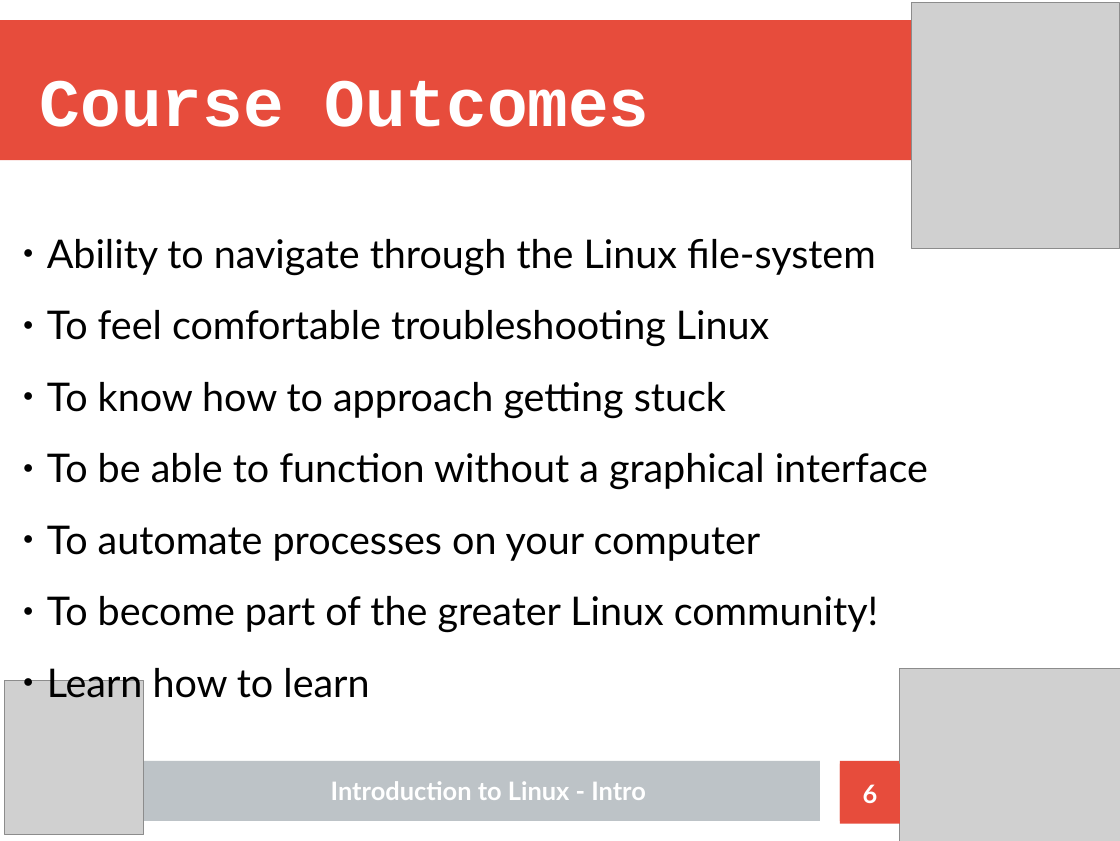
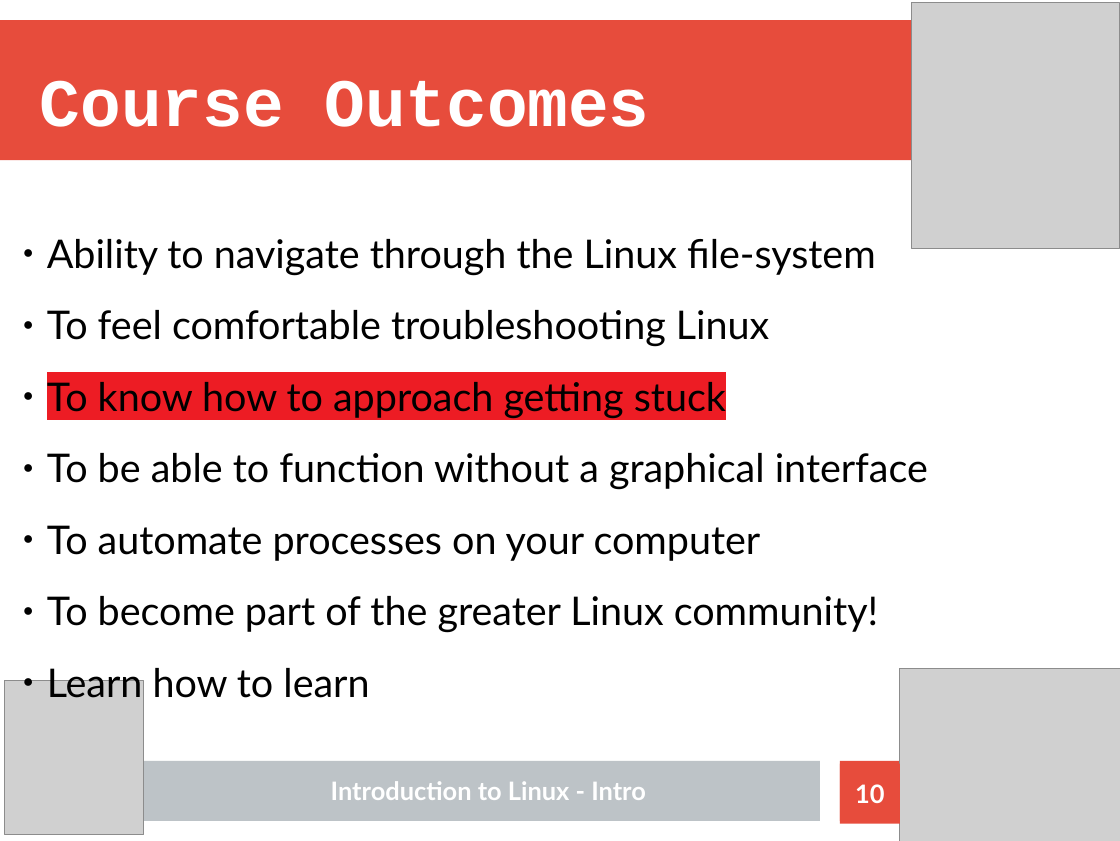
Before and after one commit to Nhlakanipho-Biyela/Intro_To_Linux_Course, a slide deck: slide 10 of Lecture_Slides/ITL_Lecture_1_Introduction_V2.odp (slide 6 before the commit). Drawn at 1120x841 pixels with LibreOffice and Linux fonts; fonts in the diff are those of the drawing; grey boxes stand for pictures. Boxes give left, top, right and bottom in pixels: in the first picture for what was removed or moved away, otherwise in the second. Text is boxed around its words. In the diff, an @@ line names an element or a change of style, - is before the commit and + after.

```diff
--- a/Lecture_Slides/ITL_Lecture_1_Introduction_V2.odp
+++ b/Lecture_Slides/ITL_Lecture_1_Introduction_V2.odp
@@ text at (x1=47, y1=382, x2=726, y2=418): highlight none to #ED1C24 in "To know how to approach getting stuck" @@
@@ page number at (x1=855, y1=784, x2=884, y2=803): text changed @@
-6
+10
```
Also in this commit, not shown: 9 other slides changed, 1 slide added, 1 other file.
